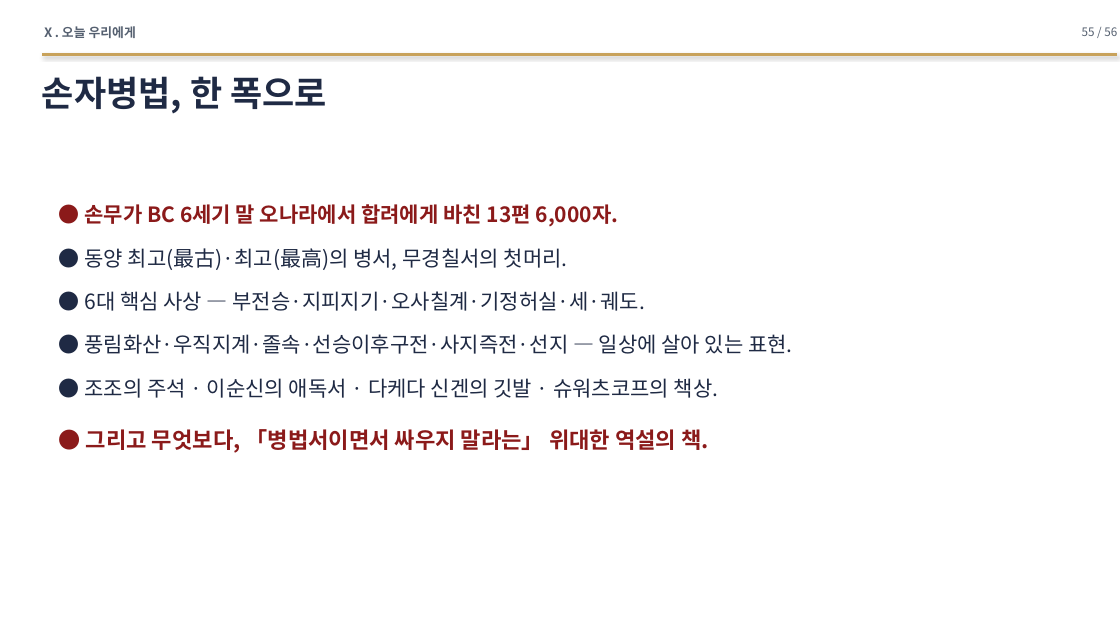
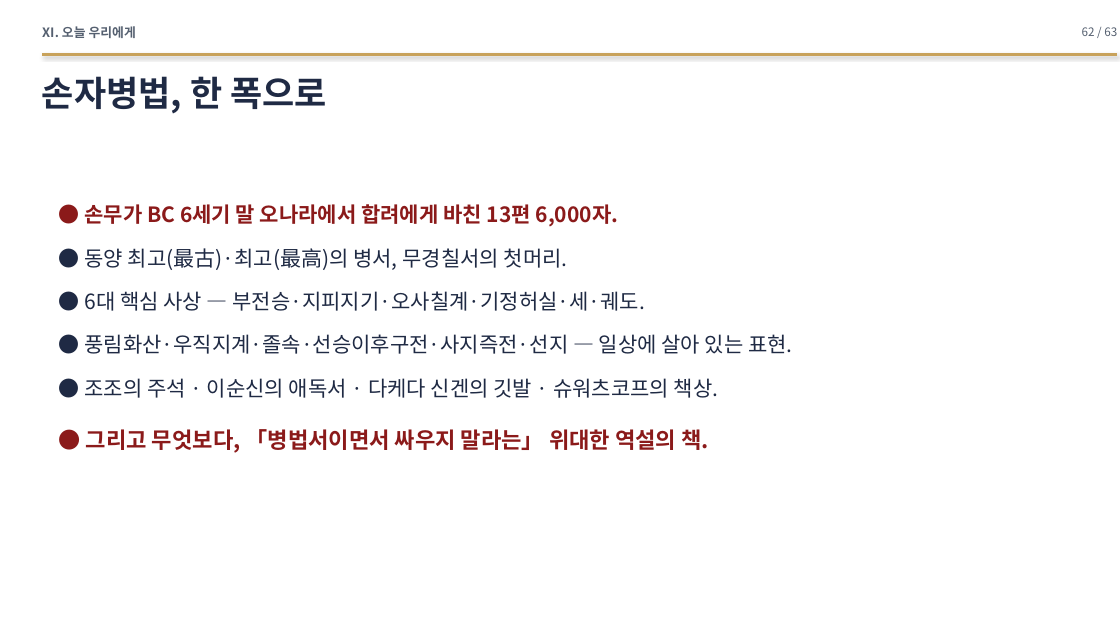
Before and after one commit to hpark1947/Oriental-Classics2, a slide deck: slide 62 of 발표자료/손자병법_발표자료.pptx (slide 55 before the commit). Drawn at 1120x630 pixels with LibreOffice and Linux fonts; fonts in the diff are those of the drawing. Boxes give left, top, right and bottom in pixels: in the first picture for what was removed or moved away, otherwise in the second. Text is boxed around its words. In the diff, an @@ line names an element or a change of style, - is before the commit and + after.

```diff
--- a/발표자료/손자병법_발표자료.pptx
+++ b/발표자료/손자병법_발표자료.pptx
@@ text at (42,26,136,38): text changed @@
-Ⅹ. 오늘 우리에게
+Ⅺ. 오늘 우리에게
@@ text at (1082,27,1117,36): text changed @@
-55 / 56
+62 / 63
```
Also in this commit, not shown: 53 other slides changed, 7 slides added, 1 other file.
